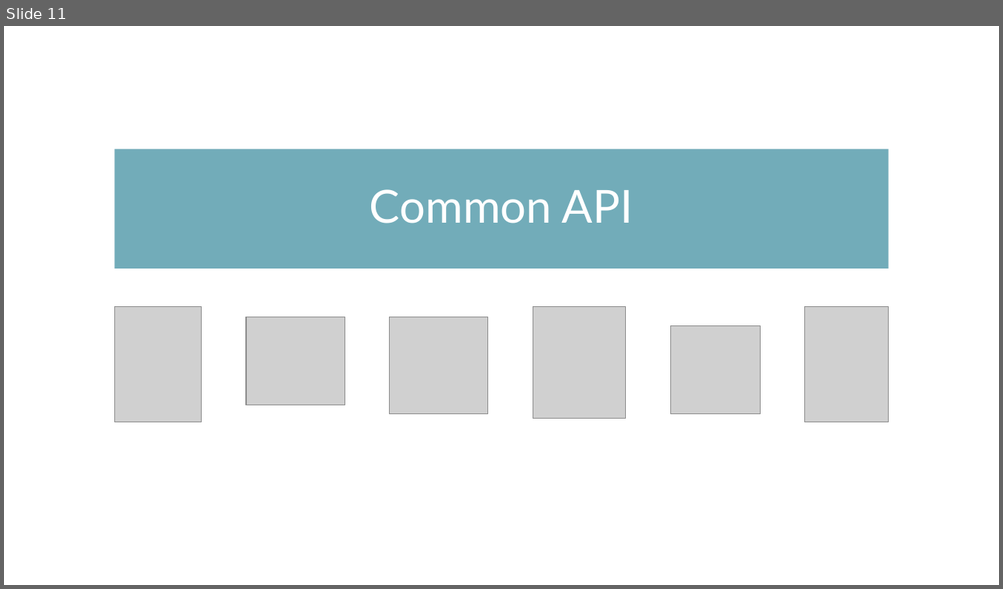
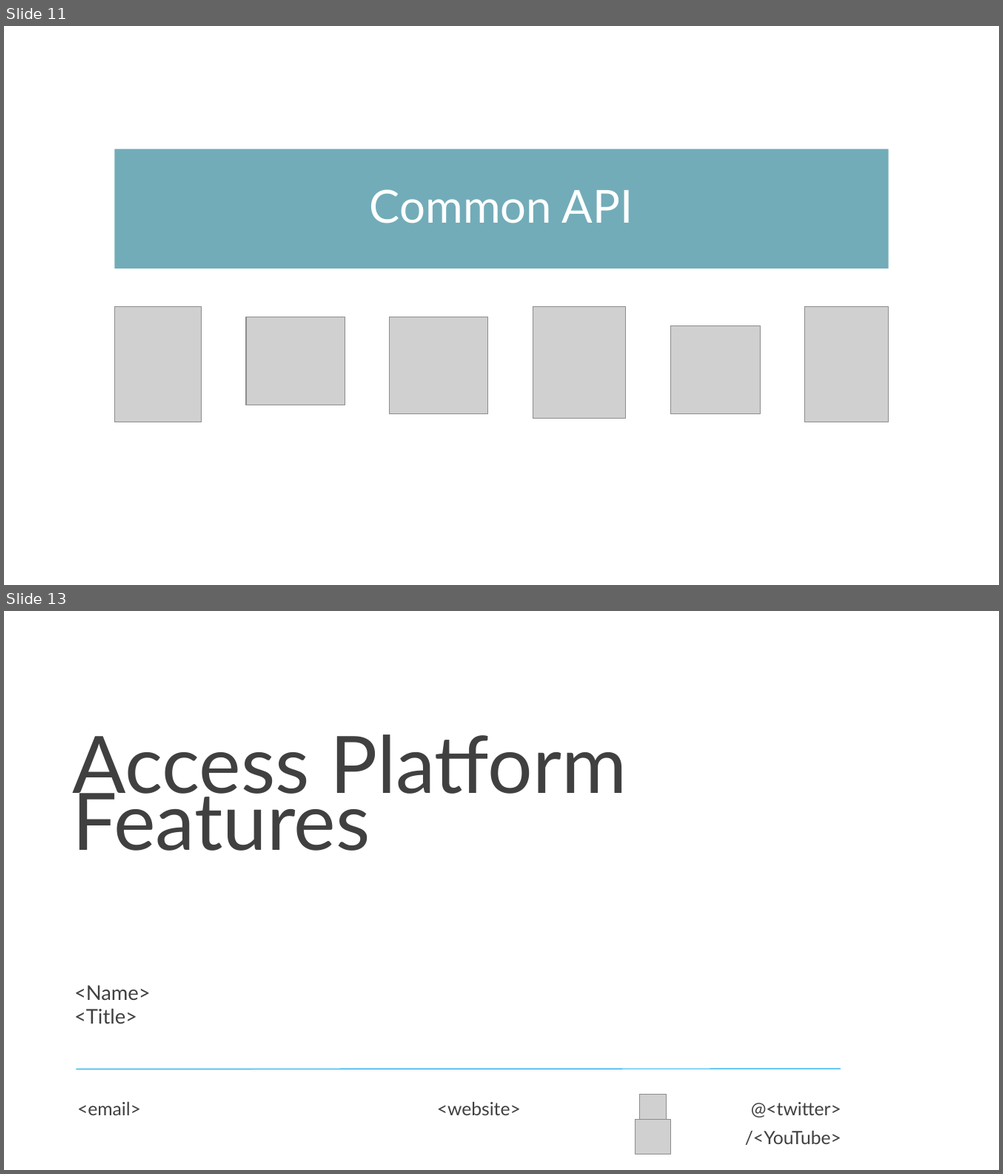
Before and after one commit to dotnet-presentations/dotnet-maui-workshop, a slide deck: Slides/Workshop4 - Accessing Platform Features.pptx. Shown one above the other, each under a label of ours: slide 11 before the commit, slides 11 and 13 after it; the slides between them are not shown. The pictures are 1003x589 and 1003x1174 pixels, drawn with LibreOffice and Linux fonts; fonts in the diff are those of the drawing; grey boxes stand for pictures; background and template pictures are left out. Boxes give left, top, right and bottom in pixels: in the first picture for what was removed or moved away, otherwise in the second. Text is boxed around its words. In the diff, an @@ line names an element or a change of style, - is before the commit and + after.

```diff
--- a/Slides/Workshop4 - Accessing Platform Features.pptx
+++ b/Slides/Workshop4 - Accessing Platform Features.pptx
@@ slide 13 added at (4, 611, 999, 1170), background #FFFFFF @@
@@ text added at (72, 735, 626, 851), 76.5 pt, text #404040 @@
+Access Platform Features
@@ text added at (74, 985, 151, 1024), 19.6 pt, text #404040 @@
+<Name>
+<Title>
@@ line added from (77, 1070) to (840, 1069), #16ACEE 0.85 pt @@
@@ picture added at (640, 1094, 666, 1122) @@
@@ text added at (77, 1102, 141, 1116), 17.6 pt, text #404040 @@
+<email>
@@ text added at (437, 1102, 521, 1116), 17.6 pt, text #404040 @@
+<website>
@@ picture added at (635, 1120, 670, 1155) @@
@@ text added at (745, 1102, 841, 1145), 17.6 pt, text #404040 @@
+@<twitter>
+/<YouTube>
```
Also in this commit, not shown: 1 slide changed, 1 other slide added, 2 slides removed, 5 other files.
